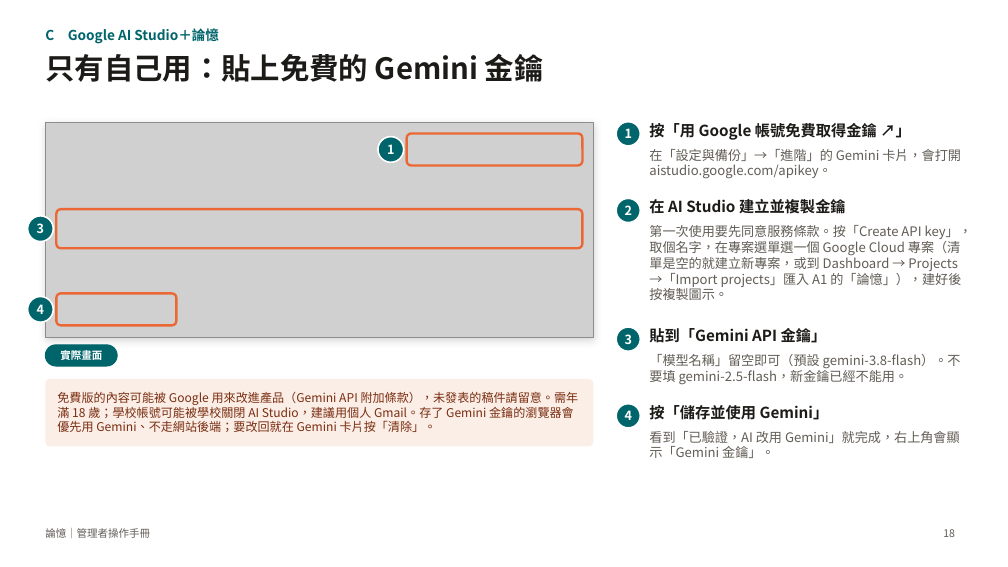
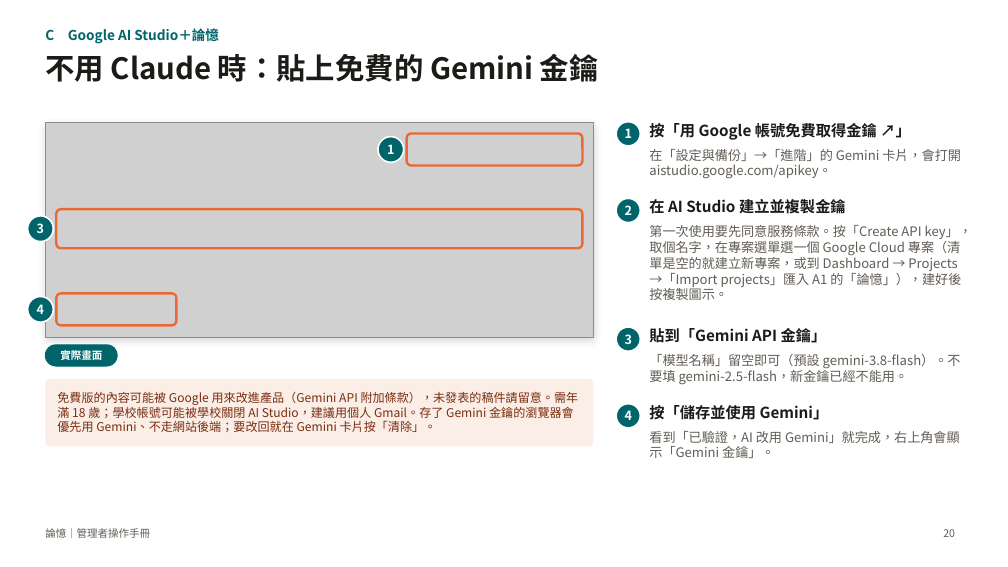
Before and after one commit to charleslin2003-prog/Journal-Article-Memory-Tool, a slide deck: slide 20 of docs/管理者操作手冊_論憶.pptx (slide 18 before the commit). Drawn at 1008x567 pixels with LibreOffice and Linux fonts; fonts in the diff are those of the drawing; grey boxes stand for pictures. Boxes give left, top, right and bottom in pixels: in the first picture for what was removed or moved away, otherwise in the second. Text is boxed around its words. In the diff, an @@ line names an element or a change of style, - is before the commit and + after.

```diff
--- a/docs/管理者操作手冊_論憶.pptx
+++ b/docs/管理者操作手冊_論憶.pptx
@@ title at (45, 54, 599, 82): text changed @@
-只有自己用：貼上免費的 Gemini 金鑰
+不用 Claude 時：貼上免費的 Gemini 金鑰
@@ page number at (943, 529, 955, 537): text changed @@
-18
+20
```
Also in this commit, not shown: 11 other slides changed, 3 slides added, 1 slide removed, 3 other files.
